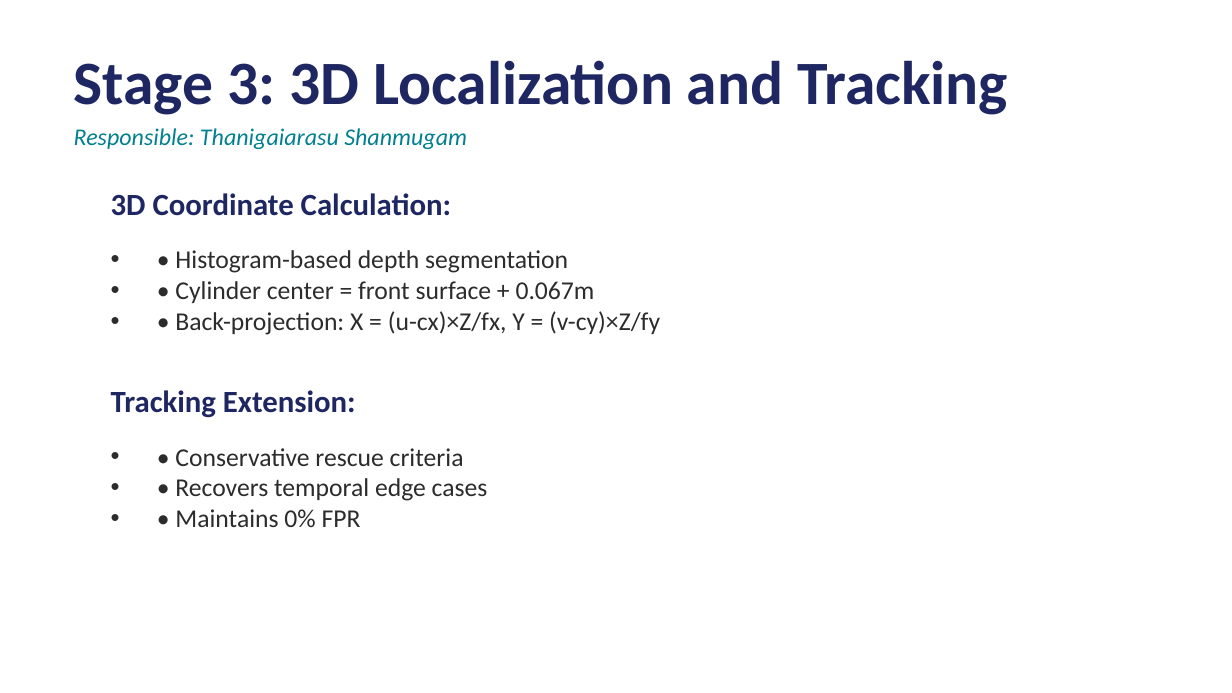
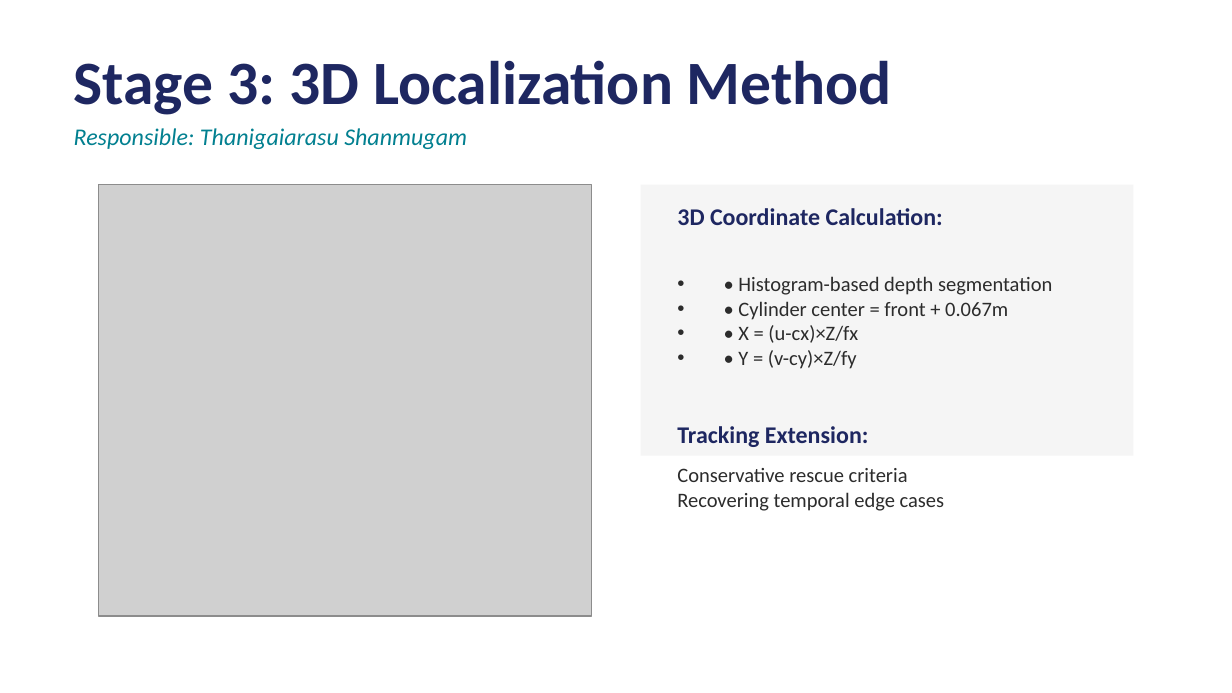
Before and after one commit to ThaniJames/R7020E_Group_7_Object-Detection-and-Localization, a slide deck: slide 11 of Fire_Extinguisher_Detection_Presentation.pptx (slide 10 before the commit). Drawn at 1232x693 pixels with LibreOffice and Linux fonts; fonts in the diff are those of the drawing; grey boxes stand for pictures. Boxes give left, top, right and bottom in pixels: in the first picture for what was removed or moved away, otherwise in the second. Text is boxed around its words. In the diff, an @@ line names an element or a change of style, - is before the commit and + after.

```diff
--- a/Fire_Extinguisher_Detection_Presentation.pptx
+++ b/Fire_Extinguisher_Detection_Presentation.pptx
@@ text at (74,60,892,115): text changed @@
-Stage 3: 3D Localization and Tracking
+Stage 3: 3D Localization Method
@@ picture added at (99,185,591,616) @@
@@ rectangle added at (641,185,1133,456), fill #F5F5F5 @@
@@ text "3D Coordinate Calculation:": place and size @@
-text "3D Coordinate Calculation:" at (111,193,451,216)
+text "3D Coordinate Calculation:" at (677,208,943,225)
@@ text "3D Coordinate Calculation:" at (677,208,943,225): size 18 to 14 pt @@
@@ text "• Histogram-based depth segmentation": place and size @@
-text "• Histogram-based depth segmentation" at (175,250,660,335)
+text "• Histogram-based depth segmentation" at (738,276,1052,369)
@@ text at (738,276,1052,295): size 15 to 12 pt in "• Histogram-based depth segmentation" @@
@@ text at (738,301,1008,369): text changed; size 15 to 12 pt @@
-• • Cylinder center = front surface + 0.067m
-• • Back-projection: X = (u-cx)×Z/fx, Y = (v-cy)×Z/fy
+• • Cylinder center = front + 0.067m
+• • X = (u-cx)×Z/fx
+• • Y = (v-cy)×Z/fy
@@ text "Tracking Extension:" at (677,426,869,447): size 18 to 14 pt @@
@@ text "Tracking Extension:": place and size @@
-text "Tracking Extension:" at (111,390,356,418)
+text "Tracking Extension:" at (677,426,869,447)
@@ text at (677,468,945,511): text changed; size 15 to 12 pt @@
-• • Conservative rescue criteria
-• • Recovers temporal edge cases
-• • Maintains 0% FPR
+Conservative rescue criteria
+Recovering temporal edge cases
```
Also in this commit, not shown: 3 other slides changed, 7 slides added, 7 slides removed.
